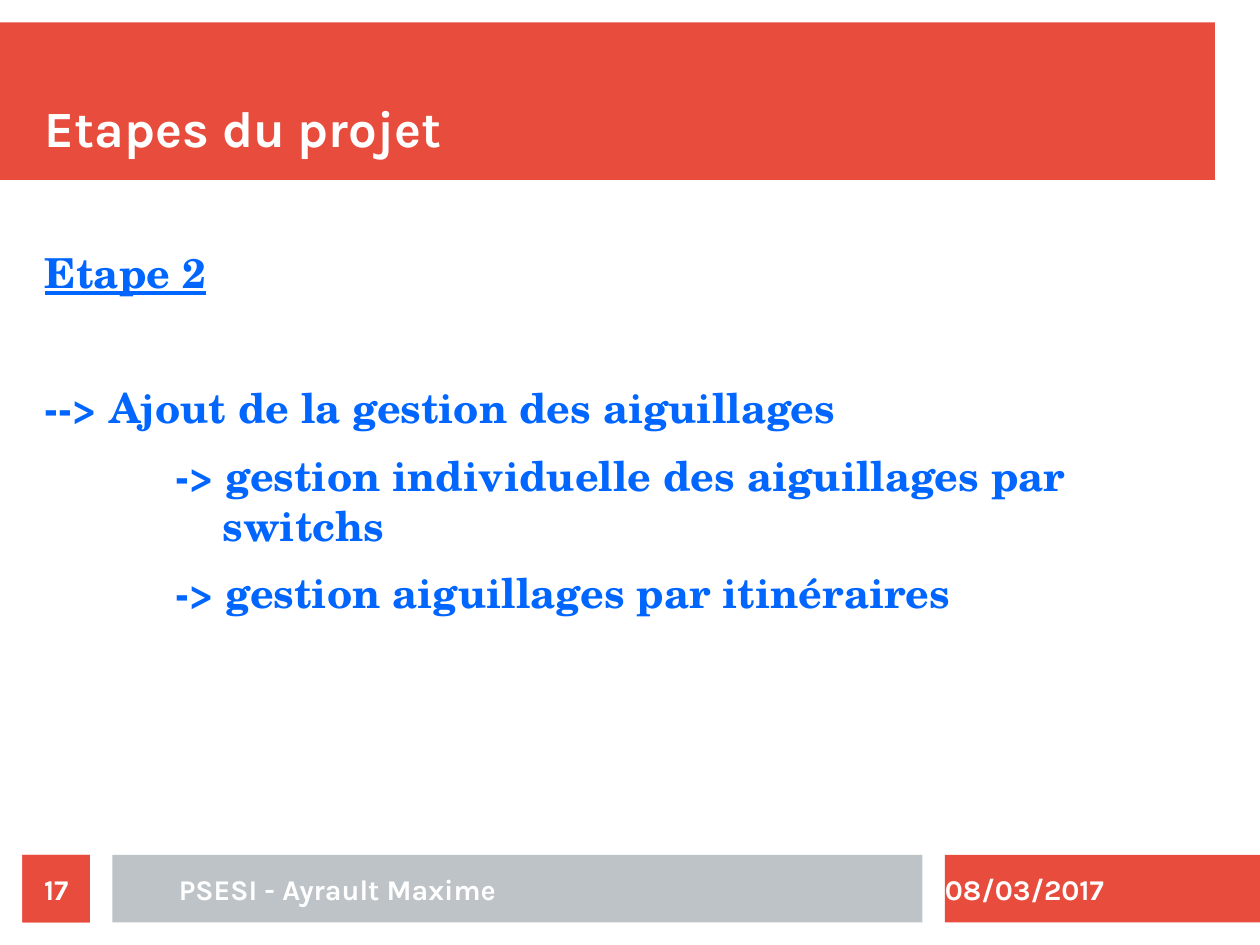
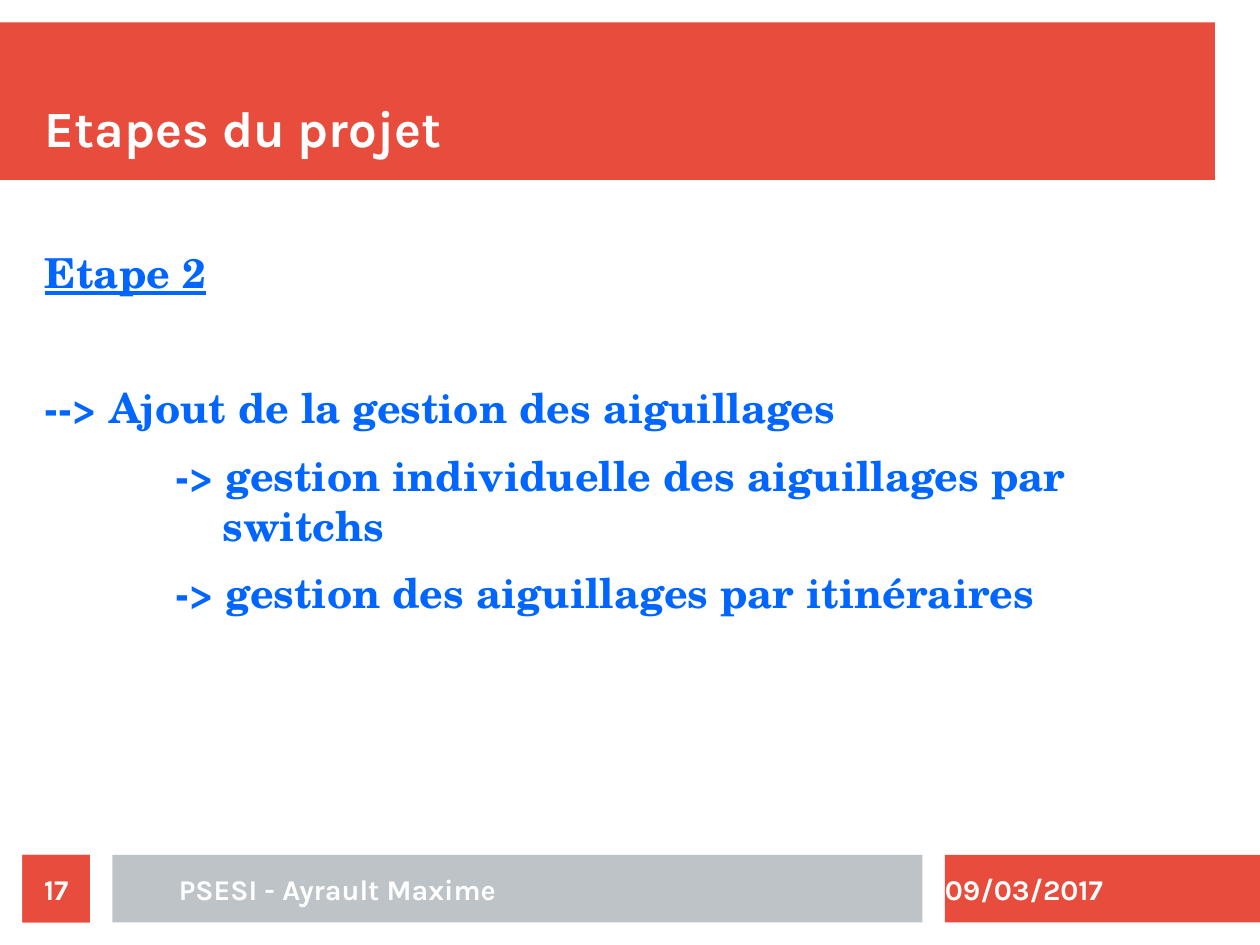
Before and after one commit to maximouth/CBI, a slide deck: slide 17 of Presentation/presentation.odp. Drawn at 1260x945 pixels with LibreOffice and Linux fonts; fonts in the diff are those of the drawing. Boxes give left, top, right and bottom in pixels: in the first picture for what was removed or moved away, otherwise in the second. Text is boxed around its words. In the diff, an @@ line names an element or a change of style, - is before the commit and + after.

```diff
--- a/Presentation/presentation.odp
+++ b/Presentation/presentation.odp
@@ text at box(226, 577, 1034, 617): text changed @@
--> gestion aiguillages par itinéraires
+-> gestion des aiguillages par itinéraires
@@ text at box(945, 878, 1103, 903): text changed @@
-08/03/2017
+09/03/2017
```
Also in this commit, not shown: 24 other slides changed.
